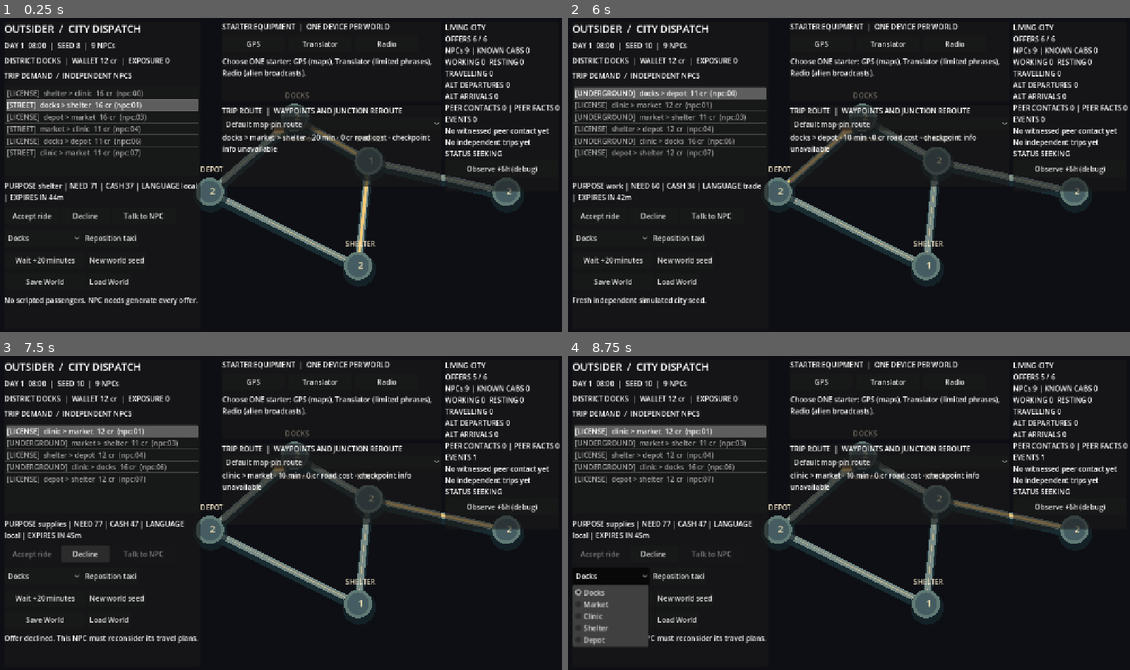
Above: before the commit, frames 1-4 (two rows, left to right).
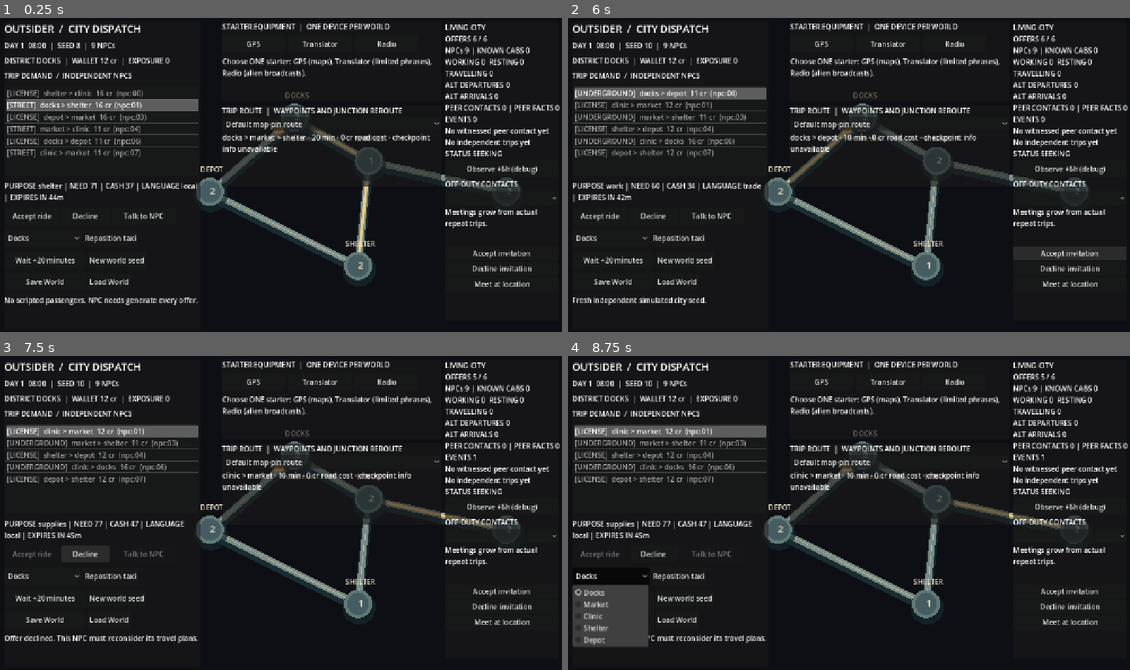
Above: after the commit, the same moments.

Repository: MohamedXIV/outsider-driver-2d
Game: Godot game, scene res://scenes/sandbox.tscn
Same seed, same stepped clock (60 frames per second), same inputs: the game is played once before the commit and once after it.
Inputs (mouse positions are in pixels of both pictures, inside the frame that each line leads up to):
- Up to frame 1 (0.25 s): no input
- Up to frame 2 (6 s): click (1068, 196) at 0.52 s; click (1068, 269) at 1.25 s, where only the run after the commit has a clickable "Decline invitation"; click (1068, 284) at 2 s, where only the run after the commit has a clickable "Meet at location"; click "Accept ride" at 2.75 s; click "New world seed" at 3.5 s; click "Accept ride" at 4.25 s; click "New world seed" at 5 s; click (1068, 253) at 5.75 s, where only the run after the commit has a clickable "Accept invitation"
- Up to frame 3 (7.5 s): click (500, 591) at 6.5 s, where only the run after the commit has a clickable "Accept invitation"; click "Decline" at 7.25 s
- Up to frame 4 (8.75 s): click "Docks" at 8 s

The runs differ from the first frame. In frame 1, 1.0% of the frame differs, in the area x 79-99%, y 51-86%; in frame 2, 1.7%, in the area x 79-100%, y 51-86%; in frame 3, 1.0%; in frame 4, 1.0%.

Commit message:
feat(relationships): add visible neighborhood rendezvous and interaction UI

Diff:
--- a/scenes/sandbox.tscn
+++ b/scenes/sandbox.tscn
@@ -1,7 +1,8 @@
-[gd_scene load_steps=3 format=3]
+[gd_scene load_steps=4 format=3]
 
 [ext_resource type="Script" path="res://scripts/sandbox/sandbox_main.gd" id="1_main"]
 [ext_resource type="Script" path="res://scripts/sandbox/sandbox_city_view.gd" id="2_city"]
+[ext_resource type="Script" path="res://scripts/sandbox/sandbox_meeting_stage.gd" id="3_stage"]
 
 [node name="OutsiderSandbox" type="Node2D"]
 script = ExtResource("1_main")
@@ -116,7 +117,7 @@
 offset_left = 1015.0
 offset_top = 18.0
 offset_right = 1265.0
-offset_bottom = 400.0
+offset_bottom = 695.0
 
 [node name="Content" type="VBoxContainer" parent="HUD/WorldPanel"]
 
@@ -128,6 +129,36 @@
 layout_mode = 2
 custom_minimum_size = Vector2(225, 38)
 text = "Observe +6h (debug)"
+
+
+[node name="MeetingHeading" type="Label" parent="HUD/WorldPanel/Content"]
+layout_mode = 2
+text = "OFF-DUTY CONTACTS"
+
+[node name="MeetingSelect" type="OptionButton" parent="HUD/WorldPanel/Content"]
+layout_mode = 2
+custom_minimum_size = Vector2(225, 32)
+
+[node name="MeetingInfo" type="Label" parent="HUD/WorldPanel/Content"]
+layout_mode = 2
+custom_minimum_size = Vector2(225, 86)
+autowrap_mode = 3
+text = "Meetings grow from actual repeat trips."
+
+[node name="MeetingActions" type="VBoxContainer" parent="HUD/WorldPanel/Content"]
+layout_mode = 2
+
+[node name="AcceptMeeting" type="Button" parent="HUD/WorldPanel/Content/MeetingActions"]
+layout_mode = 2
+text = "Accept invitation"
+
+[node name="DeclineMeeting" type="Button" parent="HUD/WorldPanel/Content/MeetingActions"]
+layout_mode = 2
+text = "Decline invitation"
+
+[node name="AttendMeeting" type="Button" parent="HUD/WorldPanel/Content/MeetingActions"]
+layout_mode = 2
+text = "Meet at location"
 
 [node name="DialoguePanel" type="PanelContainer" parent="HUD"]
 offset_left = 515.0
@@ -154,6 +185,37 @@
 layout_mode = 2
 theme_override_constants/separation = 5
 
+
+[node name="MeetingPanel" type="PanelContainer" parent="HUD"]
+offset_left = 510.0
+offset_top = 395.0
+offset_right = 1006.0
+offset_bottom = 695.0
+visible = false
+
+[node name="Content" type="VBoxContainer" parent="HUD/MeetingPanel"]
+layout_mode = 2
+theme_override_constants/separation = 5
+
+[node name="Title" type="Label" parent="HUD/MeetingPanel/Content"]
+layout_mode = 2
+text = "OFF DUTY / SHARED CITY SPOT"
+
+[node name="Stage" type="Control" parent="HUD/MeetingPanel/Content"]
+custom_minimum_size = Vector2(468, 110)
+layout_mode = 2
+script = ExtResource("3_stage")
+
+[node name="Line" type="Label" parent="HUD/MeetingPanel/Content"]
+custom_minimum_size = Vector2(465, 58)
+layout_mode = 2
+autowrap_mode = 3
+text = "Meet and listen."
+
+[node name="Choices" type="VBoxContainer" parent="HUD/MeetingPanel/Content"]
+layout_mode = 2
+theme_override_constants/separation = 3
+
 [node name="GearPanel" type="PanelContainer" parent="HUD"]
 offset_left = 510.0
 offset_top = 16.0
